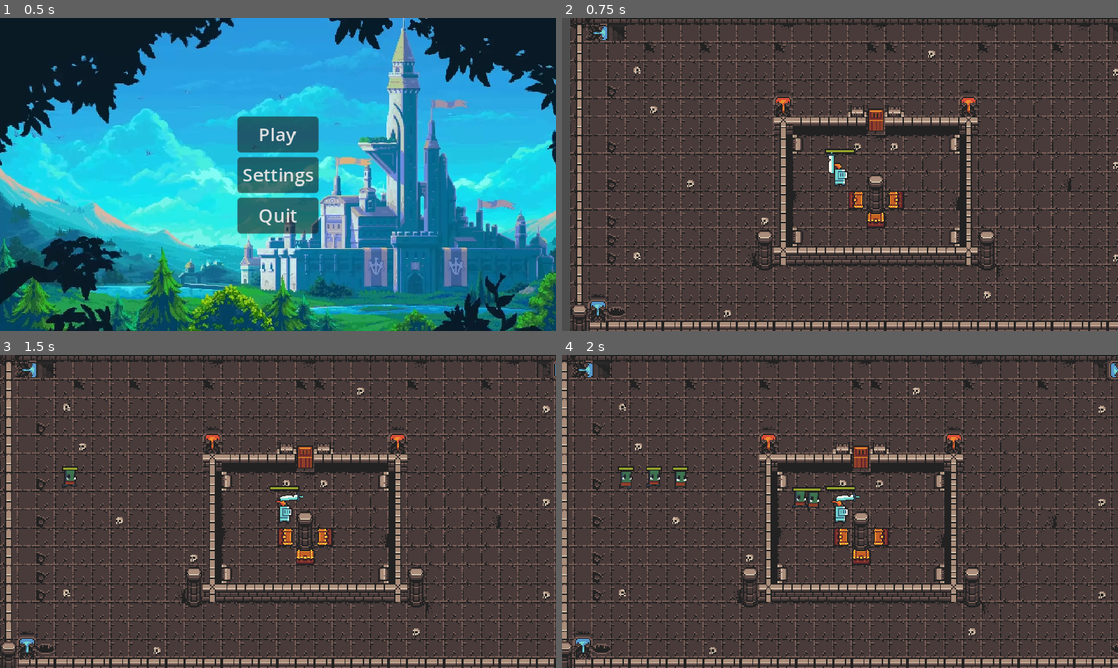
Above: before the commit, frames 1-4 (two rows, left to right).
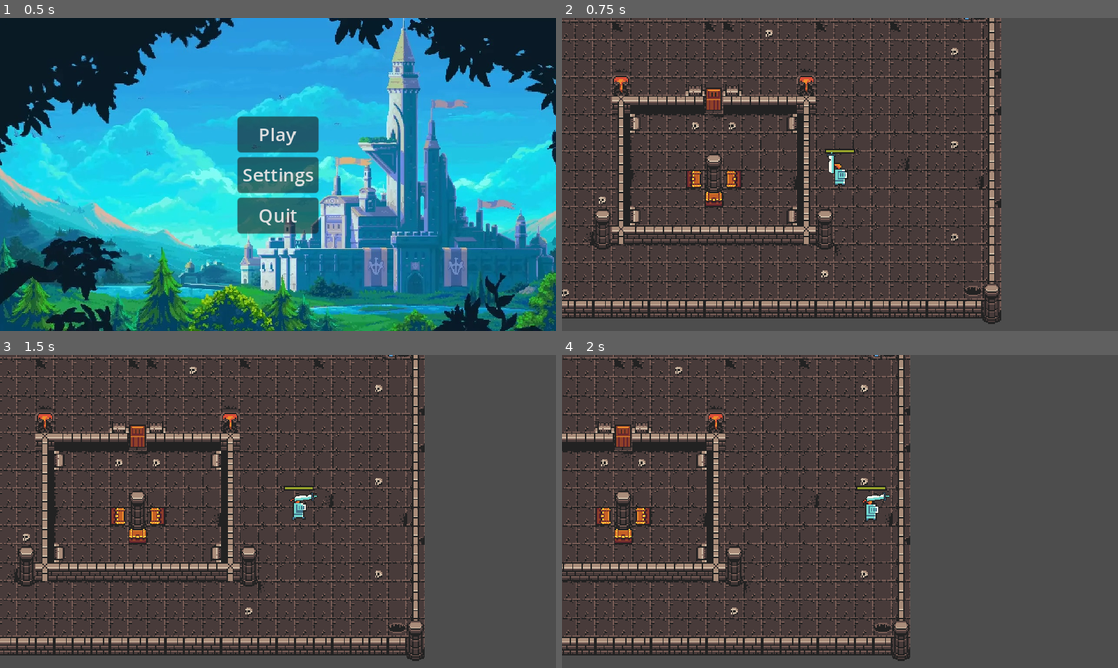
Above: after the commit, the same moments.

Repository: baieteala/simulare
Game: Godot game, scene res://scenes/Menu/Menu.tscn
The game is run twice, just before and just after one commit, with the same random seed, the same clock (stepped at 60 frames per second) and the same inputs.
Inputs (mouse positions are in pixels of both pictures, inside the frame that each line leads up to):
- Up to frame 1 (0.5 s): no input
- Up to frame 2 (0.75 s): click "Play" at 0.5 s
- Up to frame 3 (1.5 s): tap Enter at 1.25 s; move the mouse to (400, 495) at 1.27 s; hold D (right) from 1.28 s (still down); tap Space (ui_select) at 1.35 s
- Up to frame 4 (2 s): keep holding D (right); tap Space (ui_select) at 1.52, 1.82 s

Frame 1 is identical in both runs. In frame 2, 49% of the frame differs, in the area x 0-100%, y 0-100%; in frame 3, 46%; in frame 4, 45%.

Commit message:
Created second enemy + fixing some issues

Diff:
--- a/proiect-simulare/Game.gd
+++ b/proiect-simulare/Game.gd
@@ -1,26 +1,25 @@
 extends Node2D
 
 @onready var pause_menu = $PauseMenu
-
-@onready var timer = get_node("Timer")
 var state = false
 
 # Called every frame. 'delta' is the elapsed time since the previous frame.
 func _process(delta):
-	if Input.is_action_just_pressed("pause"):
+	if Input.is_action_pressed("pause"):
 		pause()
 
 func _ready():
-	timer.start()
+	GlobalVariables.timer = get_node("Timer")
+	GlobalVariables.timer.start()
 
 func pause():
 	if state:
 		#Input.set_mouse_mode(Input.MOUSE_MODE_CAPTURED)
 		pause_menu.hide()
 		get_tree().paused = false
+		state = false
 	else:
 		#Input.set_mouse_mode(Input.MOUSE_MODE_VISIBLE)
 		get_tree().paused = true
 		pause_menu.show()
-
-	state = !state
+		state = true
--- a/proiect-simulare/Game.tscn
+++ b/proiect-simulare/Game.tscn
@@ -1,8 +1,9 @@
-[gd_scene load_steps=4 format=3 uid="uid://d2a41nqkxmcw7"]
+[gd_scene load_steps=5 format=3 uid="uid://d2a41nqkxmcw7"]
 
 [ext_resource type="PackedScene" uid="uid://dw87yomj4hlsk" path="res://scenes/Rooms/EntryRoom.tscn" id="1_04kkj"]
 [ext_resource type="Script" path="res://Game.gd" id="1_r58b4"]
 [ext_resource type="PackedScene" uid="uid://cn6aqeu2v6qlb" path="res://scenes/Menu/PauseMenu.tscn" id="4_33v5x"]
+[ext_resource type="PackedScene" uid="uid://cf3apfmjgsdjf" path="res://scenes/Characters/Player/player.tscn" id="4_hy33g"]
 
 [node name="Game" type="Node2D"]
 position = Vector2(143, 19)
@@ -14,12 +15,13 @@
 [node name="NavigationRegion2D" type="NavigationRegion2D" parent="."]
 constrain_avoidance = true
 
+[node name="Player" parent="." instance=ExtResource("4_hy33g")]
+position = Vector2(217, 126)
+
 [node name="PauseMenu" parent="." instance=ExtResource("4_33v5x")]
 process_mode = 2
 visible = false
 anchors_preset = -1
-anchor_right = 0.0
-anchor_bottom = 0.0
 offset_left = 107.0
 offset_top = 121.0
 offset_right = 107.0
--- a/proiect-simulare/Utils/GlobalVariables.gd
+++ b/proiect-simulare/Utils/GlobalVariables.gd
@@ -4,14 +4,4 @@
 
 const secondRoom = preload("res://scenes/Rooms/SecondRoom.tscn")
 const bossRoom = preload("res://scenes/Rooms/BossRoom.tscn")
-var destination
-
-func goToRoom(destination):
-	var sceneToLoad
-	if destination == "SecondRoom":
-		sceneToLoad = secondRoom
-	if destination == "BossRoom":
-		sceneToLoad = bossRoom
-
-	if sceneToLoad != null:
-		get_tree().change_scene_to_packed(sceneToLoad)
+var timer
--- a/proiect-simulare/project.godot
+++ b/proiect-simulare/project.godot
@@ -71,7 +71,7 @@
 }
 pause={
 "deadzone": 0.5,
-"events": [Object(InputEventKey,"resource_local_to_scene":fa …(119 unchanged characters)… ressed":false,"pressed":false,"keycode":0,"physical_keycode":4194305,"key_label":0,"unicode":0,"echo":false,"script":null)
+"events": [Object(InputEventKey,"resource_local_to_scene":fa …(119 unchanged characters)… ressed":false,"pressed":false,"keycode":4194305,"physical_keycode":4194305,"key_label":4194305,"unicode":0,"echo":false,"script":null)
 ]
 }
 
--- /dev/null
+++ b/proiect-simulare/scenes/Characters/Enemies/Imp/ImpFiniteStateMachine.gd
@@ -0,0 +1,31 @@
+extends FiniteStateMachine
+
+func _init() -> void:
+	_add_state("run")
+	_add_state("hurt")
+	_add_state("dead")
+
+func _ready() -> void:
+	set_state(states.run)
+
+func _state_logic(_delta: float) -> void:
+	if state == states.run:
+		parent.chase()
+		parent.move()
+
+
+func _get_transition() -> int:
+	if state == states.hurt:
+		if not animation_player.is_playing():
+			return states.run
+	return -1
+
+
+func _enter_state(_previous_state: int, _new_state: int) -> void:
+	if _new_state == states.run:
+		animation_player.play("run")
+	if _new_state == states.hurt:
+		animation_player.play("hurt")
+	if _new_state == states.dead:
+		GlobalVariables.num_of_enemies -= 1
+		animation_player.play("dead")
--- /dev/null
+++ b/proiect-simulare/scenes/Characters/Enemies/Imp/imp.gd
@@ -0,0 +1,28 @@
+extends Enemy
+
+@onready var hitbox: Area2D = get_node("Hitbox")
+@onready var healthbar = $HealthBar
+
+func _process(_delta: float) -> void:
+	hitbox.knockback_dir = velocity.normalized()
+
+func _ready():
+	# setam la fiecare mob in parte hp diferit maybe?
+	hp = 50
+	healthbar.init_health(hp)
+
+
+func take_damage(dam: int, dir: Vector2, force: int) -> void:
+	print('damage taken - orc')
+	hp -= dam
+	if healthbar != null:
+		healthbar.set_health(hp)
+	if hp > 0:
+		state_machine.set_state(state_machine.states.hurt)
+		velocity += dir * force
+	else:
+		state_machine.set_state(state_machine.states.dead)
+		velocity += dir * force * 2
+
+#func _set_health(value):
+	#super._set_health(value)
--- /dev/null
+++ b/proiect-simulare/scenes/Characters/Enemies/Imp/imp.tscn
@@ -0,0 +1,310 @@
+[gd_scene load_steps=22 format=3 uid="uid://b86u3dj5buo8c"]
+
+[ext_resource type="PackedScene" uid="uid://bp1n2grflfda4" path="res://scenes/Characters/Enemies/enemy.tscn" id="1_2edhy"]
+[ext_resource type="Script" path="res://scenes/Characters/Enemies/Orc/orc.gd" id="2_mpgk0"]
+[ext_resource type="PackedScene" uid="uid://cyxlvmf2r353j" path="res://scenes/HealthBar/HealthBar.tscn" id="3_4t5ws"]
+[ext_resource type="Texture2D" uid="uid://civwdn6xu6vv4" path="res://art/tiles_simulare/frames/enemy_afterdead_explosion_anim_f0.png" id="4_ioh4v"]
+[ext_resource type="Texture2D" uid="uid://dp0ss7hnr27oe" path="res://art/tiles_simulare/frames/enemy_afterdead_explosion_anim_f1.png" id="5_b257x"]
+[ext_resource type="Texture2D" uid="uid://bcxv6gcgii7ld" path="res://art/tiles_simulare/frames/enemy_afterdead_explosion_anim_f2.png" id="6_gcegw"]
+[ext_resource type="Texture2D" uid="uid://dp3x5aibe0k61" path="res://art/tiles_simulare/frames/enemy_afterdead_explosion_anim_f3.png" id="7_phvac"]
+[ext_resource type="Texture2D" uid="uid://be6f1gs4er68k" path="res://art/tiles_simulare/frames/imp_run_anim_f0.png" id="8_ibl1a"]
+[ext_resource type="Texture2D" uid="uid://b3e3y2iaekumy" path="res://art/tiles_simulare/frames/imp_run_anim_f1.png" id="9_512j6"]
+[ext_resource type="Texture2D" uid="uid://br4t3l26q5pf1" path="res://art/tiles_simulare/frames/imp_run_anim_f2.png" id="10_x8d8c"]
+[ext_resource type="Texture2D" uid="uid://6fr3ogcqd76r" path="res://art/tiles_simulare/frames/imp_run_anim_f3.png" id="11_fmb17"]
+[ext_resource type="Script" path="res://scenes/Characters/Hitbox.gd" id="12_ia8on"]
+[ext_resource type="Script" path="res://scenes/Characters/Enemies/Orc/OrcFiniteStateMachine.gd" id="13_g1m1y"]
+
+[sub_resource type="CircleShape2D" id="CircleShape2D_ynr6y"]
+radius = 8.0
+
+[sub_resource type="SpriteFrames" id="SpriteFrames_g1skm"]
+animations = [{
+"frames": [{
+"duration": 1.0,
+"texture": ExtResource("4_ioh4v")
+}, {
+"duration": 1.0,
+"texture": ExtResource("5_b257x")
+}, {
+"duration": 1.0,
+"texture": ExtResource("6_gcegw")
+}, {
+"duration": 1.0,
+"texture": ExtResource("7_phvac")
+}],
+"loop": true,
+"name": &"dead",
+"speed": 5.0
+}, {
+"frames": [{
+"duration": 1.0,
+"texture": ExtResource("8_ibl1a")
+}, {
+"duration": 1.0,
+"texture": ExtResource("9_512j6")
+}, {
+"duration": 1.0,
+"texture": ExtResource("10_x8d8c")
+}, {
+"duration": 1.0,
+"texture": ExtResource("11_fmb17")
+}],
+"loop": true,
+"name": &"run",
+"speed": 5.0
+}]
+
+[sub_resource type="Animation" id="Animation_qqd50"]
+length = 0.001
+tracks/0/type = "value"
+tracks/0/imported = false
+tracks/0/enabled = true
+tracks/0/path = NodePath("AnimatedSprite2D:animation")
+tracks/0/interp = 1
+tracks/0/loop_wrap = true
+tracks/0/keys = {
+"times": PackedFloat32Array(0),
+"transitions": PackedFloat32Array(1),
+"update": 1,
+"values": [&"run"]
+}
+tracks/1/type = "value"
+tracks/1/imported = false
+tracks/1/enabled = true
+tracks/1/path = NodePath("AnimatedSprite2D:frame")
+tracks/1/interp = 1
+tracks/1/loop_wrap = true
+tracks/1/keys = {
+"times": PackedFloat32Array(0),
+"transitions": PackedFloat32Array(1),
+"update": 1,
+"values": [0]
+}
+tracks/2/type = "value"
+tracks/2/imported = false
+tracks/2/enabled = true
+tracks/2/path = NodePath("AnimatedSprite2D:visible")
+tracks/2/interp = 1
+tracks/2/loop_wrap = true
+tracks/2/keys = {
+"times": PackedFloat32Array(0),
+"transitions": PackedFloat32Array(1),
+"update": 1,
+"values": [false]
+}
+tracks/3/type = "value"
+tracks/3/imported = false
+tracks/3/enabled = true
+tracks/3/path = NodePath("Hitbox/CollisionShape2D:disabled")
+tracks/3/interp = 1
+tracks/3/loop_wrap = true
+tracks/3/keys = {
+"times": PackedFloat32Array(0),
+"transitions": PackedFloat32Array(1),
+"update": 1,
+"values": [true]
+}
+
+[sub_resource type="Animation" id="Animation_mykkl"]
+resource_name = "dead"
+tracks/0/type = "value"
+tracks/0/imported = false
+tracks/0/enabled = true
+tracks/0/path = NodePath("AnimatedSprite2D:animation")
+tracks/0/interp = 1
+tracks/0/loop_wrap = true
+tracks/0/keys = {
+"times": PackedFloat32Array(0, 0.6),
+"transitions": PackedFloat32Array(1, 1),
+"update": 1,
+"values": [&"run", &"dead"]
+}
+tracks/1/type = "value"
+tracks/1/imported = false
+tracks/1/enabled = true
+tracks/1/path = NodePath("AnimatedSprite2D:frame")
+tracks/1/interp = 1
+tracks/1/loop_wrap = true
+tracks/1/keys = {
+"times": PackedFloat32Array(0, 0.6, 0.7, 0.8, 0.9),
+"transitions": PackedFloat32Array(1, 1, 1, 1, 1),
+"update": 1,
+"values": [3, 0, 1, 2, 3]
+}
+tracks/2/type = "value"
+tracks/2/imported = false
+tracks/2/enabled = true
+tracks/2/path = NodePath("AnimatedSprite2D:visible")
+tracks/2/interp = 1
+tracks/2/loop_wrap = true
+tracks/2/keys = {
+"times": PackedFloat32Array(0, 0.1, 0.2, 0.3),
+"transitions": PackedFloat32Array(1, 1, 1, 1),
+"update": 1,
+"values": [false, true, false, true]
+}
+tracks/3/type = "method"
+tracks/3/imported = false
+tracks/3/enabled = true
+tracks/3/path = NodePath(".")
+tracks/3/interp = 1
+tracks/3/loop_wrap = true
+tracks/3/keys = {
+"times": PackedFloat32Array(1),
+"transitions": PackedFloat32Array(1),
+"values": [{
+"args": [],
+"method": &"queue_free"
+}]
+}
+tracks/4/type = "value"
+tracks/4/imported = false
+tracks/4/enabled = true
+tracks/4/path = NodePath("Hitbox/CollisionShape2D:disabled")
+tracks/4/interp = 1
+tracks/4/loop_wrap = true
+tracks/4/keys = {
+"times": PackedFloat32Array(0),
+"transitions": PackedFloat32Array(1),
+"update": 1,
+"values": [true]
+}
+
+[sub_resource type="Animation" id="Animation_8hqmn"]
+resource_name = "hurt"
+tracks/0/type = "value"
+tracks/0/imported = false
+tracks/0/enabled = true
+tracks/0/path = NodePath("AnimatedSprite2D:animation")
+tracks/0/interp = 1
+tracks/0/loop_wrap = true
+tracks/0/keys = {
+"times": PackedFloat32Array(0),
+"transitions": PackedFloat32Array(1),
+"update": 1,
+"values": [&"run"]
+}
+tracks/1/type = "value"
+tracks/1/imported = false
+tracks/1/enabled = true
+tracks/1/path = NodePath("AnimatedSprite2D:frame")
+tracks/1/interp = 1
+tracks/1/loop_wrap = true
+tracks/1/keys = {
+"times": PackedFloat32Array(0),
+"transitions": PackedFloat32Array(1),
+"update": 1,
+"values": [3]
+}
+tracks/2/type = "value"
+tracks/2/imported = false
+tracks/2/enabled = true
+tracks/2/path = NodePath("AnimatedSprite2D:visible")
+tracks/2/interp = 1
+tracks/2/loop_wrap = true
+tracks/2/keys = {
+"times": PackedFloat32Array(0, 0.1, 0.2, 0.3),
+"transitions": PackedFloat32Array(1, 1, 1, 1),
+"update": 1,
+"values": [false, true, false, true]
+}
+tracks/3/type = "value"
+tracks/3/imported = false
+tracks/3/enabled = true
+tracks/3/path = NodePath("Hitbox/CollisionShape2D:disabled")
+tracks/3/interp = 1
+tracks/3/loop_wrap = true
+tracks/3/keys = {
+"times": PackedFloat32Array(0, 1),
+"transitions": PackedFloat32Array(1, 1),
+"update": 1,
+"values": [true, false]
+}
+
+[sub_resource type="Animation" id="Animation_7ffka"]
+resource_name = "run"
+length = 0.4
+loop_mode = 1
+tracks/0/type = "value"
+tracks/0/imported = false
+tracks/0/enabled = true
+tracks/0/path = NodePath("AnimatedSprite2D:animation")
+tracks/0/interp = 1
+tracks/0/loop_wrap = true
+tracks/0/keys = {
+"times": PackedFloat32Array(0),
+"transitions": PackedFloat32Array(1),
+"update": 1,
+"values": [&"run"]
+}
+tracks/1/type = "value"
+tracks/1/imported = false
+tracks/1/enabled = true
+tracks/1/path = NodePath("AnimatedSprite2D:frame")
+tracks/1/interp = 1
+tracks/1/loop_wrap = true
+tracks/1/keys = {
+"times": PackedFloat32Array(0, 0.1, 0.2, 0.3),
+"transitions": PackedFloat32Array(1, 1, 1, 1),
+"update": 1,
+"values": [0, 1, 2, 3]
+}
+tracks/2/type = "value"
+tracks/2/imported = false
+tracks/2/enabled = true
+tracks/2/path = NodePath("AnimatedSprite2D:visible")
+tracks/2/interp = 1
+tracks/2/loop_wrap = true
+tracks/2/keys = {
+"times": PackedFloat32Array(0),
+"transitions": PackedFloat32Array(1),
+"update": 1,
+"values": [true]
+}
+
+[sub_resource type="AnimationLibrary" id="AnimationLibrary_jp7di"]
+_data = {
+"RESET": SubResource("Animation_qqd50"),
+"dead": SubResource("Animation_mykkl"),
+"hurt": SubResource("Animation_8hqmn"),
+"run": SubResource("Animation_7ffka")
+}
+
+[sub_resource type="CircleShape2D" id="CircleShape2D_bahga"]
+radius = 9.05539
+
+[node name="Imp" instance=ExtResource("1_2edhy")]
+script = ExtResource("2_mpgk0")
+
+[node name="HealthBar" parent="." index="0" instance=ExtResource("3_4t5ws")]
+offset_left = -5.0
+offset_top = -8.0
+offset_right = 7.0
+offset_bottom = -6.0
+
+[node name="CollisionShape2D" parent="." index="1"]
+position = Vector2(1, 2)
+shape = SubResource("CircleShape2D_ynr6y")
+
+[node name="AnimatedSprite2D" parent="." index="3"]
+visible = false
+sprite_frames = SubResource("SpriteFrames_g1skm")
+animation = &"run"
+
+[node name="AnimationPlayer" parent="." index="4"]
+libraries = {
+"": SubResource("AnimationLibrary_jp7di")
+}
+
+[node name="Hitbox" type="Area2D" parent="." index="6"]
+collision_layer = 0
+collision_mask = 2
+script = ExtResource("12_ia8on")
+
+[node name="CollisionShape2D" type="CollisionShape2D" parent="Hitbox" index="0"]
+position = Vector2(1, 2)
+shape = SubResource("CircleShape2D_bahga")
+disabled = true
+
+[node name="FiniteStateMachine" parent="." index="7"]
+script = ExtResource("13_g1m1y")
--- a/proiect-simulare/scenes/Characters/Player/player.gd
+++ b/proiect-simulare/scenes/Characters/Player/player.gd
@@ -8,6 +8,7 @@
 @onready var sword_animation: AnimationPlayer = sword.get_node("SwordAnimation")
 @onready var sword_hitbox: Area2D = get_node("Sword/Node2D/Sprite/Hitbox")
 @onready var health_bar = get_node("HealthBar")
+@onready var game = get_tree().get_current_scene()
 var speed = 150
 
 func _ready():
@@ -64,12 +65,24 @@
 
 func _on_area_2d_area_entered(area):
 	print("am intrat, nr de mobi: ", GlobalVariables.num_of_enemies)
-	if GlobalVariables.num_of_enemies == 0:
+	if GlobalVariables.num_of_enemies <= 0:
 		if area.is_in_group("go_to_second_room"):
+			var second_room_node = second_room.instantiate()
+			var first_room_node = get_tree().current_scene.get_node("EntryRoom")
 			TransitionScene.transition()
 			await TransitionScene.on_transition_finished
-			get_tree().change_scene_to_packed(second_room)
-		if area.is_in_group("go_to_boss"):
+			GlobalVariables.timer.stop()
+			game.add_child(second_room_node)
+			game.move_child(second_room_node,0)
+			game.remove_child(first_room_node)
+			self.position.x = 73.25
+			self.position.y = 225
+		elif area.is_in_group("go_to_boss"):
+			var second_room_node = game.get_node("SecondRoom")
+			var boss_room_node = boss_room.instantiate()
 			TransitionScene.transition()
 			await TransitionScene.on_transition_finished
-			get_tree().change_scene_to_packed(boss_room)
+			GlobalVariables.timer.stop()
+			game.add_child(boss_room_node)
+			game.move_child(boss_room_node,0)
+			game.remove_child(second_room_node)
--- a/proiect-simulare/scenes/Menu/PauseMenu.gd
+++ b/proiect-simulare/scenes/Menu/PauseMenu.gd
@@ -1,9 +1,17 @@
 extends Control
 
 @onready var game = $"../"
+@onready var pauseMenu = $"."
+
+
+func _process(_delta):
+	var camera = get_parent().get_node("Player").get_node("Camera")
+	pauseMenu.set_global_position(camera.global_position)
 
 func _on_resume_pressed():
+	print("la ce")
 	game.pause()
 
 func _on_quit_pressed():
+	print("oare aici?")
 	get_tree().quit()
--- a/proiect-simulare/scenes/Menu/PauseMenu.tscn
+++ b/proiect-simulare/scenes/Menu/PauseMenu.tscn
@@ -10,11 +10,7 @@
 
 [node name="PauseMenu" type="Control"]
 layout_mode = 3
-anchors_preset = 15
-anchor_right = 1.0
-anchor_bottom = 1.0
-grow_horizontal = 2
-grow_vertical = 2
+anchors_preset = 0
 script = ExtResource("1_h5rmr")
 
 [node name="ColorRect" type="ColorRect" parent="."]
--- a/proiect-simulare/scenes/Rooms/BossRoom.tscn
+++ b/proiect-simulare/scenes/Rooms/BossRoom.tscn
@@ -1,8 +1,3 @@
-[gd_scene load_steps=2 format=3 uid="uid://dnev3nxgbwvfq"]
-
-[ext_resource type="PackedScene" uid="uid://cf3apfmjgsdjf" path="res://scenes/Characters/Player/player.tscn" id="1_xw1ap"]
+[gd_scene format=3 uid="uid://dnev3nxgbwvfq"]
 
 [node name="BossRoom" type="Area2D"]
-
-[node name="Player" parent="." instance=ExtResource("1_xw1ap")]
-position = Vector2(78, 222)
--- a/proiect-simulare/scenes/Rooms/EntryRoom.gd
+++ b/proiect-simulare/scenes/Rooms/EntryRoom.gd
@@ -1,9 +1,9 @@
 extends Node2D
 
 var orc_scene = preload("res://scenes/Characters/Enemies/Orc/orc.tscn")
-var number_of_enemies := 0
 var time_passed : float = 0
-@onready var game = get_parent()
+@onready var game = get_tree().get_current_scene()
+@onready var camera = game.get_node("Player").get_node("Camera")
 @onready var thisRoom = $"."
 # Called when the node enters the scene tree for the first time.
 func _ready():
@@ -14,30 +14,20 @@
 func _process(delta):
 	pass
 
-func _input(event):
-	# easter egg :)))))d
-	# ui_select = spacebar
-	if event.is_action("ui_select") and event.is_pressed():
-		var orc := orc_scene.instantiate()
-		orc.position = Vector2(randf_range(0,500),100)
-		game.add_child(orc)
-		GlobalVariables.num_of_enemies += 2
-
 func _physics_process(delta):
 	pass
 
 func spawn_enemy():
-	# putem sa spawnam altfel cand om avea si alti monstrii :)))
+	var camera_position = camera.global_position
 	var orc := orc_scene.instantiate()
-	orc.position = Vector2(randf_range(0,500),100)
-	thisRoom.add_child(orc)
+	orc.position = Vector2(randf_range(0,480),randf_range(0,270))
+	game.add_child(orc)
 	GlobalVariables.num_of_enemies += 1
 
 
 func _on_timer_timeout():
-	var timer = get_parent().get_node("Timer")
-	time_passed += timer.time_left
+	time_passed += GlobalVariables.timer.time_left
 	if time_passed <= 30:
 		spawn_enemy()
 	else:
-		timer.stop()
+		GlobalVariables.timer.stop()
--- a/proiect-simulare/scenes/Rooms/EntryRoom.tscn
+++ b/proiect-simulare/scenes/Rooms/EntryRoom.tscn
@@ -1,11 +1,10 @@
-[gd_scene load_steps=19 format=3 uid="uid://dw87yomj4hlsk"]
+[gd_scene load_steps=17 format=3 uid="uid://dw87yomj4hlsk"]
 
 [ext_resource type="Script" path="res://scenes/Rooms/EntryRoom.gd" id="1_27g8j"]
 [ext_resource type="Texture2D" uid="uid://53yi7dbmgwro" path="res://art/tiles_simulare/atlas_floor-16x16.png" id="1_jsgui"]
 [ext_resource type="Texture2D" uid="uid://de7q2a2jktl6y" path="res://art/tiles_simulare/0x72_DungeonTilesetII_v1.7.png" id="2_ph5yd"]
 [ext_resource type="Texture2D" uid="uid://c0y3nstwkewjo" path="res://art/tiles_simulare/atlas_walls_high-16x32.png" id="3_n3kjb"]
 [ext_resource type="Texture2D" uid="uid://0cpb2dqja1cb" path="res://art/tiles_simulare/atlas_walls_low-16x16.png" id="4_31s8j"]
-[ext_resource type="PackedScene" uid="uid://cf3apfmjgsdjf" path="res://scenes/Characters/Player/player.tscn" id="6_khjlb"]
 [ext_resource type="PackedScene" uid="uid://b0sh6q3aum0jl" path="res://scenes/Other/Door.tscn" id="7_wldlo"]
 
 [sub_resource type="TileSetAtlasSource" id="TileSetAtlasSource_kvgwi"]
@@ -5152,9 +5151,6 @@
 sources/2 = SubResource("TileSetAtlasSource_1w6v5")
 sources/3 = SubResource("TileSetAtlasSource_lk5x4")
 
-[sub_resource type="CircleShape2D" id="CircleShape2D_ogivb"]
-radius = 8.06226
-
 [node name="EntryRoom" type="Node2D"]
 script = ExtResource("1_27g8j")
 
@@ -5169,17 +5165,7 @@
 format = 2
 layer_0/tile_data = PackedInt32Array(131074, 65537, 1610612741, 131100, 65537, 5, 786434, 65537, 1610612741, 786460, 65 …(2064 unchanged characters)…
 
-[node name="Area2D" type="Area2D" parent="." groups=["go_to_second_room"]]
-position = Vector2(36, 23)
-
-[node name="CollisionShape2D" type="CollisionShape2D" parent="Area2D"]
-position = Vector2(-12, -15)
-shape = SubResource("CircleShape2D_ogivb")
-
-[node name="Player" parent="." instance=ExtResource("6_khjlb")]
-position = Vector2(217, 126)
-
-[node name="Door" parent="." instance=ExtResource("7_wldlo")]
+[node name="Door" parent="." groups=["go_to_second_room"] instance=ExtResource("7_wldlo")]
 position = Vector2(24, 8)
 destination = "SecondRoom"
 
--- /dev/null
+++ b/proiect-simulare/scenes/Rooms/SecondRoom.gd
@@ -0,0 +1,11 @@
+extends Node2D
+var imp_scene = preload("res://scenes/Characters/Enemies/Imp/imp.tscn")
+@onready var game = get_tree().get_current_scene()
+# Called when the node enters the scene tree for the first time.
+func _ready():
+	GlobalVariables.timer.start()
+
+
+# Called every frame. 'delta' is the elapsed time since the previous frame.
+func _process(delta):
+	pass
--- a/proiect-simulare/scenes/Rooms/SecondRoom.tscn
+++ b/proiect-simulare/scenes/Rooms/SecondRoom.tscn
@@ -1,12 +1,12 @@
 [gd_scene load_steps=19 format=3 uid="uid://dg4i6t8gws5r1"]
 
+[ext_resource type="Script" path="res://scenes/Rooms/SecondRoom.gd" id="1_7bqfi"]
 [ext_resource type="Script" path="res://scenes/Rooms/EntryRoom.gd" id="1_ro2ft"]
 [ext_resource type="PackedScene" uid="uid://b0sh6q3aum0jl" path="res://scenes/Other/Door.tscn" id="1_t54hf"]
 [ext_resource type="Texture2D" uid="uid://53yi7dbmgwro" path="res://art/tiles_simulare/atlas_floor-16x16.png" id="2_05pc4"]
 [ext_resource type="Texture2D" uid="uid://de7q2a2jktl6y" path="res://art/tiles_simulare/0x72_DungeonTilesetII_v1.7.png" id="3_lkdcq"]
 [ext_resource type="Texture2D" uid="uid://c0y3nstwkewjo" path="res://art/tiles_simulare/atlas_walls_high-16x32.png" id="4_pw600"]
 [ext_resource type="Texture2D" uid="uid://0cpb2dqja1cb" path="res://art/tiles_simulare/atlas_walls_low-16x16.png" id="5_mokkb"]
-[ext_resource type="PackedScene" uid="uid://cf3apfmjgsdjf" path="res://scenes/Characters/Player/player.tscn" id="6_14lly"]
 
 [sub_resource type="TileSetAtlasSource" id="TileSetAtlasSource_kvgwi"]
 texture = ExtResource("2_05pc4")
@@ -5165,6 +5165,7 @@
 radius = 8.06226
 
 [node name="SecondRoom" type="Node2D"]
+script = ExtResource("1_7bqfi")
 
 [node name="Room" type="TileMap" parent="."]
 tile_set = SubResource("TileSet_f58nv")
@@ -5178,9 +5179,6 @@
 format = 2
 layer_0/tile_data = PackedInt32Array(0, 65539, 0, 65536, 3, 0, 917504, 3, 0, 983040, 3, 0, 1048576, 65539, 2, 1, 3, 3,  …(2769 unchanged characters)…
 
-[node name="Player" parent="." instance=ExtResource("6_14lly")]
-position = Vector2(78, 222)
-
 [node name="BossDoor" parent="." instance=ExtResource("1_t54hf")]
 position = Vector2(442, 42)
 destination = "BossRoom"
